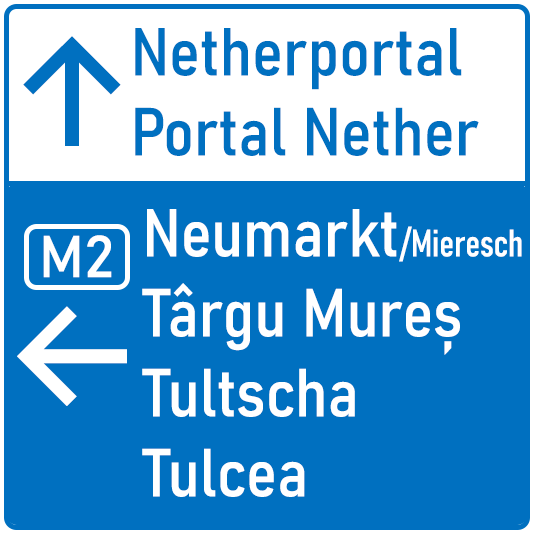
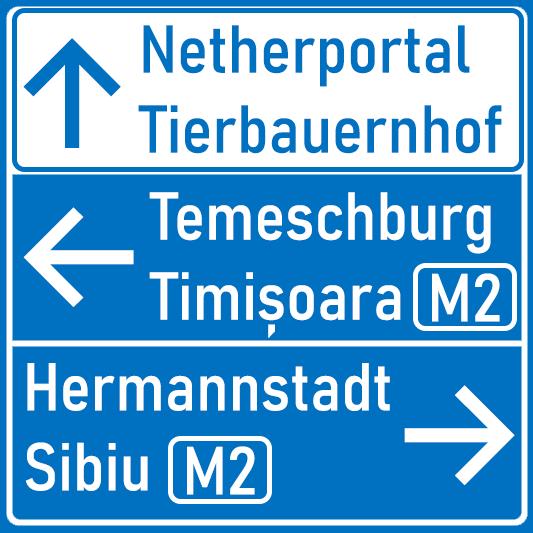
Revision of a layered 533x533 image; what changed, layer by layer:
removed group "Semn Tarigrad" (1 layers) over <box>135,28,479,156</box>
painted on "M2" (1st of 2) over <box>43,235,255,495</box>
painted on "Rounded Rectangle 2" (1st of 2) over <box>24,224,272,504</box>
removed group "Semn Rumelia" (1 layers) over <box>142,209,522,497</box>
removed layer "Neumarkt/Mieresch Târgu Mureș Tultscha Tulcea" from group "Semn Rumelia" over <box>142,209,522,497</box>
added layer "M2" (2nd of 2) above "Rounded Rectangle 2" over <box>432,273,500,322</box>
added layer "Rounded Rectangle 2" (2nd of 2) above "Temeschburg Timișoara" over <box>413,263,517,331</box>
added layer "Temeschburg Timișoara" above "Netherportal Tierbauernhof" over <box>149,192,491,338</box>
renamed "Netherportal Portal Nether" to "Netherportal Tierbauernhof", moved it out of group "Semn Tarigrad", painted on it over <box>135,25,502,156</box>
added layer "→" above "←" over <box>404,385,515,485</box>
painted on "←" over <box>17,207,134,406</box>
painted on "↑" over <box>23,36,121,148</box>
removed layer "Rounded Rectangle 1" over <box>7,183,527,525</box>
removed layer "Line 1" over <box>7,181,527,186</box>
added layer "Hermannstadt Sibiu" above "Rounded Rectangle 3" over <box>25,363,390,491</box>
added layer "Rounded Rectangle 3" above "Background" over <box>12,8,524,172</box>
painted on "Background" over <box>0,0,533,533</box>
